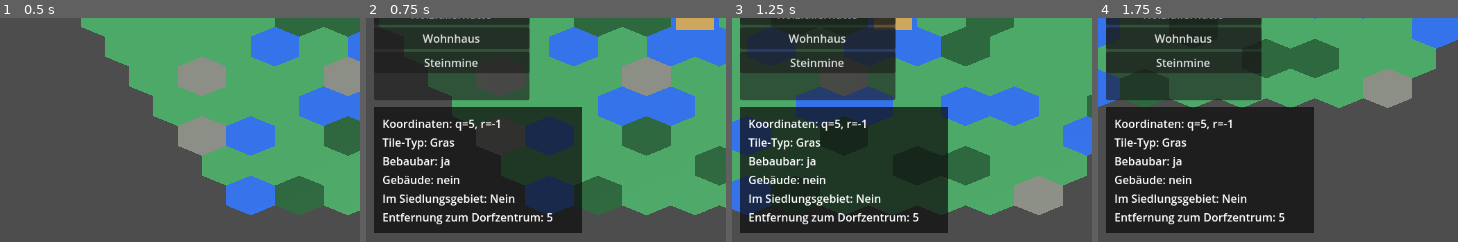
Above: before the commit, frames 1-4 (left to right).
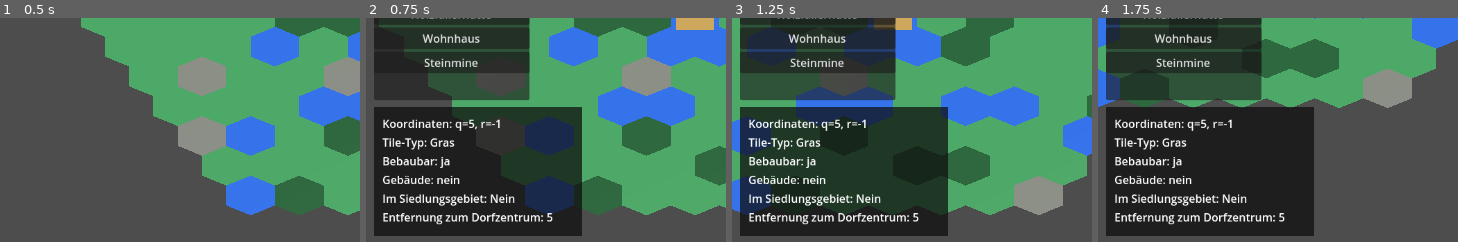
Above: after the commit, the same moments.

Repository: Ranu4922/CodexGame
Game: Godot game, scene res://scenes/Main.tscn
The game is run twice, just before and just after one commit, with the same random seed, the same clock (stepped at 60 frames per second) and the same inputs.
Inputs (mouse positions are % of the whole screen's width and height, from its top left):
- Up to frame 1 (0.5 s): no input
- Up to frame 2 (0.75 s): tap Enter at 0.5 s; move the mouse to (80, 45) at 0.52 s; hold D from 0.53 s (still down); tap B at 0.6 s; click (80, 45) at 0.67 s
- Up to frame 3 (1.25 s): keep holding D
- Up to frame 4 (1.75 s): move the mouse to (33, 55) at 1.27 s; release D at 1.28 s; hold S from 1.28 s (still down); tap R at 1.35 s
The pictures show only the part of the screen within x 0-50%, y 50-100%; the shares and areas given below are measured in that part.

Frame 1 is identical in both runs. In frame 2, 0.8% of the frame differs, in the area x 2-60%, y 95-98%; in frame 3, 0.8%; in frame 4, 0.8%.

Commit message:
Make info panel resize to text content

Diff:
--- a/scripts/game_world.gd
+++ b/scripts/game_world.gd
@@ -31,9 +31,11 @@
 	"Holzfällerhütte": "lumberjack_hut",
 	"Steinmine": "stone_mine",
 }
+var info_panel_position: Vector2 = Vector2(16.0, 452.0)
 var info_panel_padding: float = 12.0
 var info_panel_min_width: float = 300.0
 var info_panel_min_height: float = 80.0
+var info_panel_line_spacing: int = 4
 
 
 func _ready() -> void:
@@ -120,6 +122,8 @@
 func _on_selection_cleared() -> void:
 	info_panel.visible = false
 	info_label.text = ""
+	info_label.size = Vector2.ZERO
+	info_panel.size = Vector2.ZERO
 
 
 func _on_build_mode_changed(enabled: bool) -> void:
@@ -153,17 +157,34 @@
 	panel_style.set_content_margin(SIDE_RIGHT, info_panel_padding)
 	panel_style.set_content_margin(SIDE_BOTTOM, info_panel_padding)
 	info_panel.add_theme_stylebox_override("panel", panel_style)
+	info_panel.position = info_panel_position
+	info_panel.custom_minimum_size = Vector2.ZERO
 	info_label.autowrap_mode = TextServer.AUTOWRAP_OFF
-	info_label.add_theme_constant_override("line_spacing", 4)
+	info_label.add_theme_constant_override("line_spacing", info_panel_line_spacing)
 
 
 func _resize_info_panel_to_content() -> void:
-	info_label.reset_size()
-	var label_size: Vector2 = info_label.get_minimum_size()
-	var target_width: float = max(info_panel_min_width, label_size.x + info_panel_padding * 2.0)
-	var target_height: float = max(info_panel_min_height, label_size.y + info_panel_padding * 2.0)
-	info_panel.custom_minimum_size = Vector2(target_width, target_height)
-	info_panel.size = info_panel.custom_minimum_size
+	var font: Font = info_label.get_theme_font("font")
+	var font_size: int = info_label.get_theme_font_size("font_size")
+	var text_lines: PackedStringArray = info_label.text.split("\n")
+	var text_width: float = 0.0
+
+	for text_line in text_lines:
+		var line_size: Vector2 = font.get_string_size(text_line, HORIZONTAL_ALIGNMENT_LEFT, -1.0, font_size)
+		text_width = max(text_width, line_size.x)
+
+	var line_height: float = font.get_height(font_size) + float(info_panel_line_spacing)
+	var text_height: float = float(text_lines.size()) * line_height
+	var target_width: float = max(info_panel_min_width, text_width + info_panel_padding * 2.0)
+	var target_height: float = max(info_panel_min_height, text_height + info_panel_padding * 2.0)
+	var target_size: Vector2 = Vector2(target_width, target_height)
+	var label_size: Vector2 = Vector2(text_width, text_height)
+
+	info_panel.position = info_panel_position
+	info_panel.custom_minimum_size = Vector2.ZERO
+	info_panel.size = target_size
+	info_label.custom_minimum_size = label_size
+	info_label.size = label_size
 
 
 func _on_lumberjack_button_pressed() -> void:
